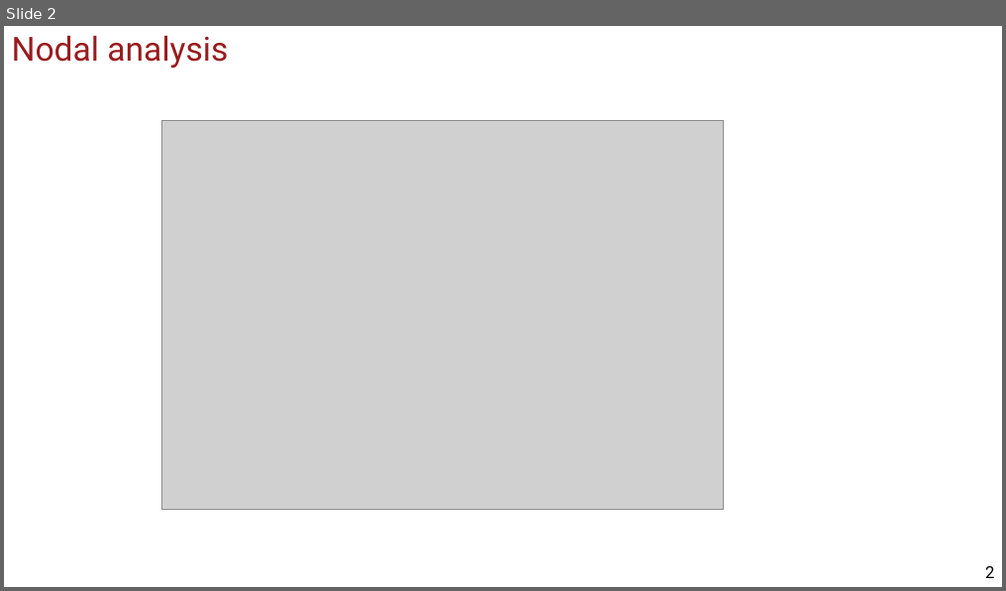
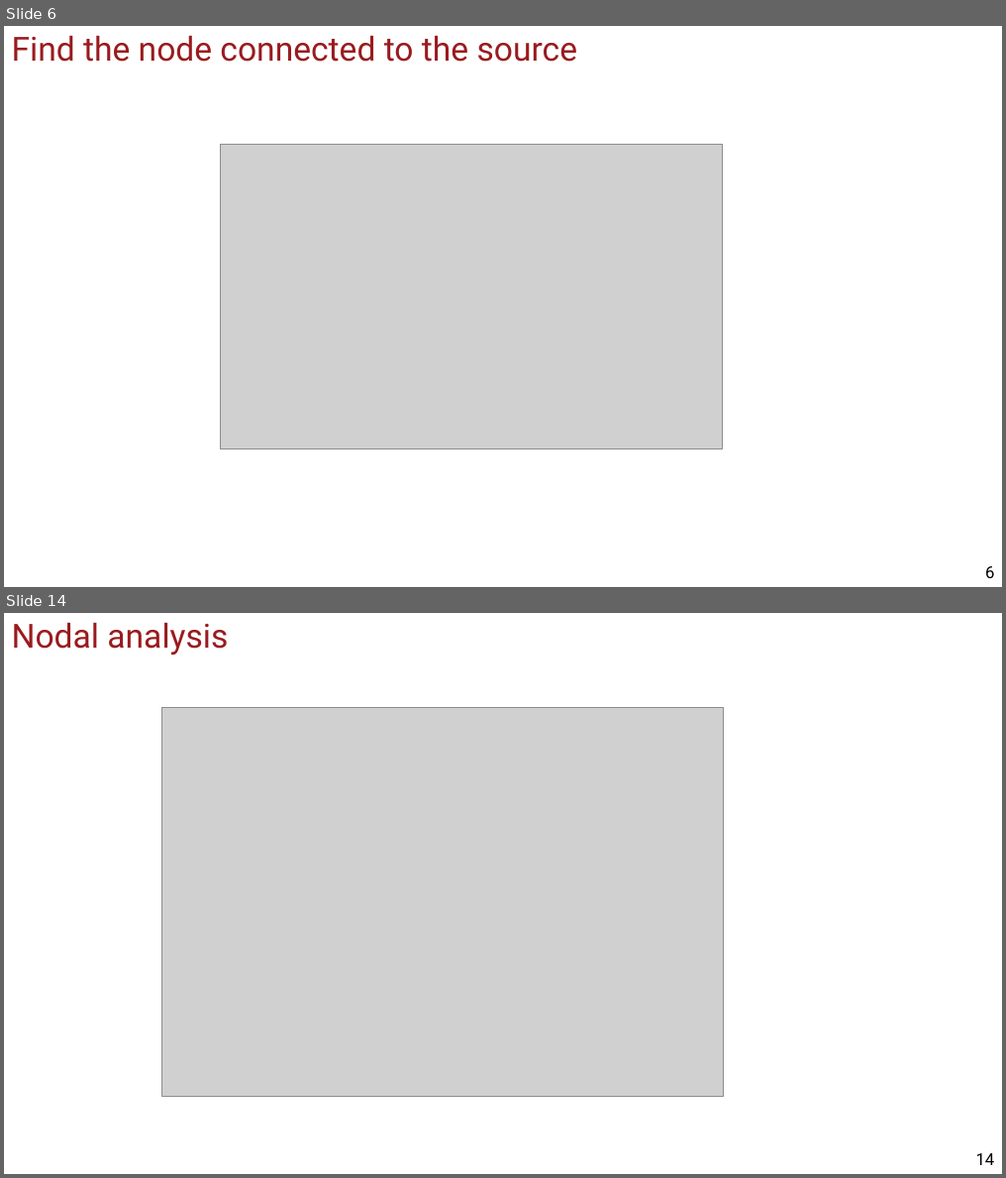
Before and after one commit to uscee105/ee105, a slide deck: assets/module-1-circuit/mod-1-lecture-6-circuit-analysis-2.pptx. Shown one above the other, each under a label of ours: slide 2 before the commit, slides 6 and 14 after it; the slides between them are not shown. The pictures are 1006x591 and 1006x1178 pixels, drawn with LibreOffice and Linux fonts; fonts in the diff are those of the drawing; grey boxes stand for pictures; background and template pictures are left out. Boxes give left, top, right and bottom in pixels: in the first picture for what was removed or moved away, otherwise in the second. Text is boxed around its words. In the diff, an @@ line names an element or a change of style, - is before the commit and + after.

```diff
--- a/assets/module-1-circuit/mod-1-lecture-6-circuit-analysis-2.pptx
+++ b/assets/module-1-circuit/mod-1-lecture-6-circuit-analysis-2.pptx
@@ slide 6 added at bbox=[4, 26, 1002, 587], background #FFFFFF @@
@@ title added at bbox=[12, 35, 577, 62], 32 pt, text #991B1E @@
+Find the node connected to the source
@@ picture added at bbox=[220, 144, 722, 449] @@
@@ page number added at bbox=[985, 567, 994, 578], 16 pt, text #000000 @@
+6
@@ what was slide 2 is now slide 14 @@
@@ page number at bbox=[976, 1154, 995, 1165]: text changed @@
-2
+14
```
Also in this commit, not shown: 10 slides changed, 11 other slides added, 15 other files.
